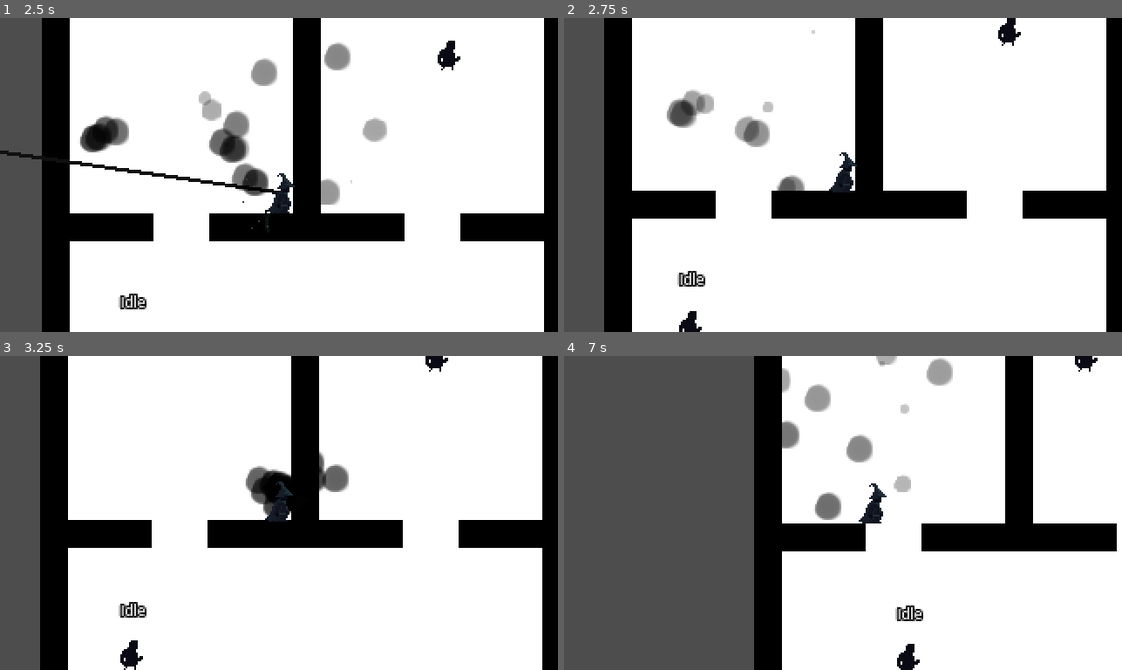
Above: before the commit, frames 1-4 (two rows, left to right).
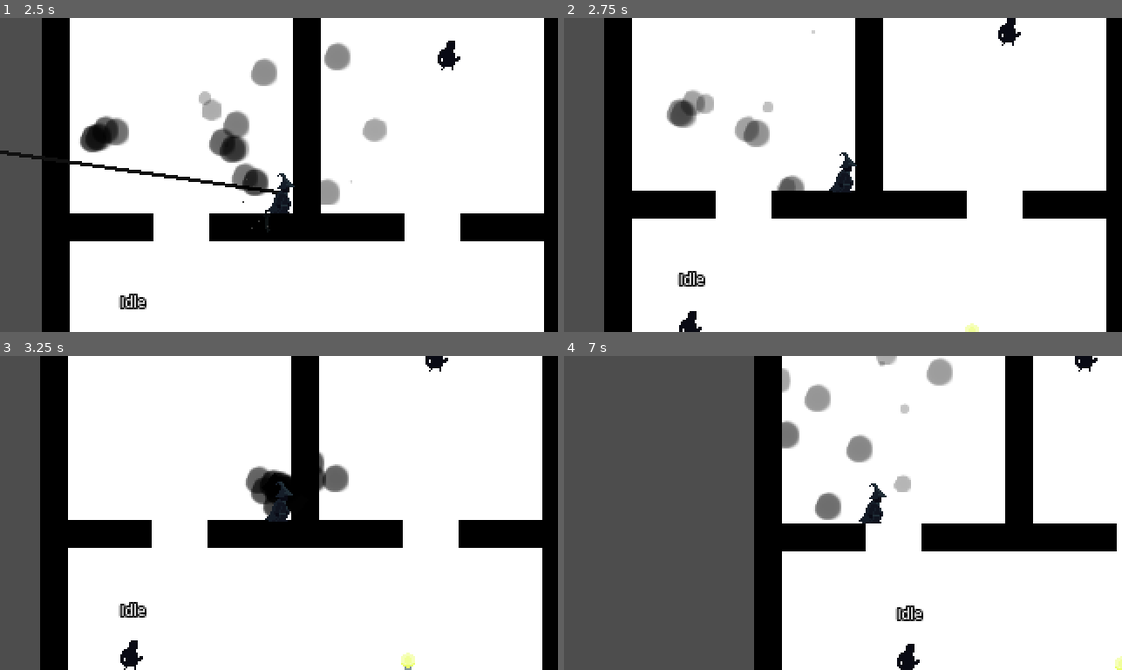
Above: after the commit, the same moments.

Repository: vyxul/Shadow-Eclipse
Game: Godot game, scene res://GameFiles/Scenes/Menu/StartScreen.tscn
Two runs of this game, one before a commit and one after it. Both use one fixed random seed, a clock stepped at 60 frames per second and the inputs below.
Inputs (mouse positions are in pixels of both pictures, inside the frame that each line leads up to):
- Up to frame 1 (2.5 s): click (239, 266) at 0.5 s; move the mouse to (401, 159) at 1.27 s; hold D (right) 1.28-2.03 s; tap R (r) at 1.35, 2.3 s; move the mouse to (167, 190) at 2.02 s; hold S (down) from 2.03 s (still down); click (167, 190) at 2.1 s
- Up to frame 2 (2.75 s): keep holding S (down)
- Up to frame 3 (3.25 s): move the mouse to (334, 443) at 2.77 s; release S (down) at 2.78 s; hold D (right) from 2.78 s (still down); tap R (r) at 2.85 s
- Up to frame 4 (7 s): move the mouse to (815, 575) at 3.52 s; release D (right) at 3.53 s; hold W (up) 3.53-4.28 s; right-click (815, 575) at 3.6 s; tap R (r) at 3.8, 4.55, 5.1, 6.05, 6.6 s; move the mouse to (1010, 560) at 4.27 s; hold Shift (shift) 4.28-5.03 s; hold A (left) 4.28-5.78 s; move the mouse to (675, 465) at 5.02 s; move the mouse to (870, 513) at 5.77 s; hold S (down) 5.78-6.53 s; click (870, 513) at 5.85 s; move the mouse to (759, 434) at 6.52 s; hold D (right) from 6.53 s (still down)

Frame 1 is identical in both runs. In frame 2, less than 0.1% of the frame differs, in the area x 71-75%, y 97-100%; in frame 3, 0.1%, in the area x 71-75%, y 94-100%; in frame 4, less than 0.1%.

Commit message:
Added fountain of darkness and the ability to spawn darkness tiles
I created some feedback from the tiles to the fountain so we can propagate damage

Diff:
--- a/GameFiles/Game Objects/Characters/NPC/bandit.tscn
+++ b/GameFiles/Game Objects/Characters/NPC/bandit.tscn
@@ -58,6 +58,7 @@
 height = 26.0
 
 [node name="bandit" type="CharacterBody2D" node_paths=PackedStringArray("animation_player")]
+z_index = 1
 collision_layer = 2
 collision_mask = 3
 motion_mode = 1
@@ -75,7 +76,6 @@
 shape = SubResource("CapsuleShape2D_4fmbg")
 
 [node name="HealthComponent" parent="." instance=ExtResource("2_qnwby")]
-max_health_points = 3
 
 [node name="ConversionComponent" parent="." instance=ExtResource("3_12554")]
 
--- a/GameFiles/Game Objects/Characters/NPC/npc.gd
+++ b/GameFiles/Game Objects/Characters/NPC/npc.gd
@@ -5,11 +5,12 @@
 
 @export var animation_player: AnimationPlayer
 @onready var conversion_component: ConversionComponent = $ConversionComponent
+@onready var hurtboxComponent: HurtboxComponent = $HurtboxComponent
 
 
 func _ready():
 	conversion_component.conversion_hp_depleted.connect(on_conversion_hp_depleted)
-
+	hurtboxComponent.SetConversionComponent(conversion_component)
 
 func _process(delta):
 	move_and_slide()
--- a/GameFiles/Game Objects/Characters/Player/player.tscn
+++ b/GameFiles/Game Objects/Characters/Player/player.tscn
@@ -1,16 +1,17 @@
 [gd_scene load_steps=7 format=3 uid="uid://cf2x6amj6vpyd"]
 
 [ext_resource type="Script" path="res://GameFiles/Game Objects/Characters/Player/player.gd" id="1_n8ck6"]
-[ext_resource type="Texture2D" uid="uid://dopmhlwnubn3n" path="res://GameFiles/Assets/Art/Enemies/art_sprite_sheet.png" id="2_pacww"]
+[ext_resource type="Texture2D" uid="uid://dg4r5cpf0vlj" path="res://GameFiles/Assets/Art/Enemies/art_sprite_sheet.png" id="2_pacww"]
 [ext_resource type="PackedScene" uid="uid://c41nwnahfi0b8" path="res://GameFiles/Game Objects/Characters/Player/player_melee_controller.tscn" id="3_k76rs"]
-[ext_resource type="PackedScene" uid="uid://dt63tc60emsw" path="res://GameFiles/Game Objects/Characters/Player/player_ranged_controller.tscn" id="4_nx2hv"]
-[ext_resource type="PackedScene" uid="uid://dx8yxflpkvne7" path="res://GameFiles/Game Objects/Characters/Player/player_recruit_controller.tscn" id="4_ve0m4"]
+[ext_resource type="PackedScene" path="res://GameFiles/Game Objects/Characters/Player/player_ranged_controller.tscn" id="4_nx2hv"]
+[ext_resource type="PackedScene" path="res://GameFiles/Game Objects/Characters/Player/player_recruit_controller.tscn" id="4_ve0m4"]
 
 [sub_resource type="CapsuleShape2D" id="CapsuleShape2D_b0bgo"]
 radius = 3.99999
 height = 14.0
 
 [node name="Player" type="CharacterBody2D" groups=["player"]]
+z_index = 1
 collision_layer = 2
 collision_mask = 3
 motion_mode = 1
--- a/GameFiles/Game Objects/Characters/Player/player_recruit_laser.gd
+++ b/GameFiles/Game Objects/Characters/Player/player_recruit_laser.gd
@@ -7,11 +7,13 @@
 
 @export var laser_width: float = 25
 
+signal DamageConversionComponent(TargetID, amage)
+
 var laser_in_use: bool = false
 var focus_time_needed: float
 var current_focus_time: float = 0
 var conversion_damage: int
-var focus_target: CharacterBody2D
+var focus_target: Node2D
 
 
 func _ready():
@@ -61,7 +63,7 @@
 				print_debug("Focused on the same target for the focus time needed")
 				# Add code here to refer to the targets conversion component
 				# and reduce their gauge after making that conversion component
-				var target_conversion_component = focus_target.get_conversion_component() as ConversionComponent
+				var target_conversion_component = collider.GetConversionComponent() as ConversionComponent
 				target_conversion_component.conversion_damage(conversion_damage)
 
 	else:
--- a/GameFiles/Game Objects/Components/conversion_component.gd
+++ b/GameFiles/Game Objects/Components/conversion_component.gd
@@ -2,7 +2,7 @@
 class_name ConversionComponent
 
 signal conversion_hp_depleted
-signal conversion_hp_lost
+signal conversion_hp_lost(max_hp, current_hp, dmg)
 
 @export var max_conversion_hp: int = 1
 @export var current_conversion_hp: int = 1
@@ -26,5 +26,5 @@
 		return
 
 	current_conversion_hp -= convert_dmg
-	conversion_hp_lost.emit()
+	conversion_hp_lost.emit(max_conversion_hp, current_conversion_hp, convert_dmg)
 	check_conversion_hp_in_range()
--- a/GameFiles/Game Objects/Components/health_component.gd
+++ b/GameFiles/Game Objects/Components/health_component.gd
@@ -2,10 +2,10 @@
 class_name HealthComponent
 
 signal health_depleted
-signal health_lost
+signal health_lost(healthDecrease : float)
 
-@export var max_health_points: int = 1
-@export var current_health_points: int = 1
+@export var max_health_points: float = 1
+@export var current_health_points: float = 1
 @export var start_full_hp: bool = true
 
 func _ready():
@@ -21,11 +21,11 @@
 		health_depleted.emit()
 
 
-func damage(dmg: int):
+func damage(dmg: float):
 	if dmg <= 0:
 		return
 
 	current_health_points -= dmg
-	health_lost.emit()
+	health_lost.emit(dmg)
 
 	check_hp_in_range()
--- a/GameFiles/Game Objects/Components/hurtbox_component.gd
+++ b/GameFiles/Game Objects/Components/hurtbox_component.gd
@@ -4,7 +4,13 @@
 signal hurt
 
 @export var health_component : HealthComponent
+var conversionComponent = null
 
+func GetConversionComponent() -> ConversionComponent:
+	return conversionComponent
+
+func SetConversionComponent(_ConversionComponent):
+	conversionComponent = _ConversionComponent
 
 func damage(dmg: int):
 	if !health_component:
--- /dev/null
+++ b/GameFiles/Game Objects/Fountain/Fountain.gd
@@ -0,0 +1,152 @@
+extends Node2D
+
+@export var faction: GameData.Factions
+#@export var ExpansionSpeed = 1
+@export_range(0.01, 10) var DamagePercentageTakenPerTileDamage = 0.1
+@export var darknessTile: PackedScene
+
+@export var MAX_EXPANSION_X = 15
+@export var MAX_EXPANSION_Y = 15
+
+@onready var healthComponent: HealthComponent = $HealthComponent
+@onready var conversion_component: ConversionComponent = $ConversionComponent
+@onready var hurtboxComponent: HurtboxComponent = $HurtboxComponent
+@onready var FountainOfDarkness = $"FountainOfLight Image/FountainOfDarkness Image"
+@onready var _Timer = $Timer
+@onready var Converted_30 = $"FountainOfLight Image/Converted_30"
+@onready var Converted_60 = $"FountainOfLight Image/Converted_60"
+@onready var Health_60 = $"FountainOfLight Image/Health_60"
+
+var tileHalfSize = 16
+var topLeftWorldLocation : Vector2i = Vector2i.ZERO
+var TileCoordinates  = []
+var LocationsToSpawnDarkness  = []
+
+# Called when the node enters the scene tree for the first time.
+func _ready():
+	if MAX_EXPANSION_X % 2 == 0:
+		MAX_EXPANSION_X += 1
+	if MAX_EXPANSION_Y % 2 == 0:
+		MAX_EXPANSION_Y += 1
+
+	TileCoordinates.resize(MAX_EXPANSION_X * MAX_EXPANSION_Y)
+	TileCoordinates.fill(0)
+
+	var StartingID = GetStartIndex()
+	var coordX = StartingID % MAX_EXPANSION_X
+	var coordY = floori(StartingID / MAX_EXPANSION_X)
+	topLeftWorldLocation = -Vector2(coordX * tileHalfSize, coordY * tileHalfSize)
+
+	OnFactionChanged(faction)
+	hurtboxComponent.SetConversionComponent(conversion_component)
+
+
+func OnFactionChanged(Faction : GameData.Factions):
+	match Faction: #{SHADOW = 0, LIGHT  = 1, MONSTER = 2}
+		0:
+			var StartIndex = GetStartIndex()
+			var Location = GetLocationFromIndex(StartIndex)
+			AddNodeAndAttach(Vector3(Location.x, Location.y, StartIndex ))
+			Expand()
+			_Timer.start()
+		1:
+			FountainOfDarkness.visible = false
+			_Timer.stop()
+
+func AddNodeAndAttach(Locations):
+		TileCoordinates[Locations.z] = 1
+		var tile = darknessTile.instantiate()
+		tile.position = Vector2(Locations.x, Locations.y)
+		tile.SetCoordinates(Locations.z)
+		tile.ShowBehindParent()
+		add_child(tile)
+
+func Expand():
+	var index = 0
+	for TileNode in TileCoordinates:
+		if TileNode == 0:
+			if IsAdjacentSquareDark(index):
+				var Location = GetLocationFromIndex(index)
+				LocationsToSpawnDarkness.append(Vector3(Location.x, Location.y, index))
+		index += 1
+
+func _on_timer_timeout():
+	SpawnOnLocations()
+	call_deferred("Expand")
+
+func _on_conversion_component_conversion_hp_depleted():
+		Converted_30.visible = false
+		Converted_60.visible = false
+		FountainOfDarkness.visible = true
+		OnFactionChanged(0)
+
+func _on_conversion_component_conversion_hp_lost(max_hp, current_hp, dmg):
+	var ConvHealthPercentage =  float(current_hp) / float(max_hp)
+	if (ConvHealthPercentage < 0.4):
+		Converted_60.visible = true
+		Converted_30.visible = false
+	elif (ConvHealthPercentage < 0.7):
+		Converted_30.visible = true
+		Converted_60.visible = false
+	print("Fountain Health: " + str(current_hp) + " out of " + str(max_hp))
+
+func _on_darkness_tile_tile_destroyed(_Tile):
+	var coordinates = _Tile.GetCoordinates()
+	TileCoordinates[coordinates] = 0
+	remove_child(_Tile)
+
+func _on_darkness_tile_tile_received_damage(_damage):
+	healthComponent.damage(_damage * DamagePercentageTakenPerTileDamage)
+
+func GetUp(idx) -> int:
+	var result = idx - MAX_EXPANSION_X
+	return result
+
+func GetRight(idx) -> int:
+	var result = idx + 1
+	if result >= MAX_EXPANSION_X * MAX_EXPANSION_Y:
+		result = -1
+	return result
+
+func GetLeft(idx) -> int:
+	return idx - 1
+
+func GetDown(idx) -> int:
+	var result = idx + MAX_EXPANSION_X
+	if result >= MAX_EXPANSION_X * MAX_EXPANSION_Y:
+		result = -1
+	return result
+
+func GetStartIndex() -> int:
+	var result = (MAX_EXPANSION_Y / 2) * MAX_EXPANSION_X
+	result += MAX_EXPANSION_X / 2
+	return result
+
+func IsAdjacentSquareDark(idx) -> bool:
+	var UpIDx = GetUp(idx)
+	if UpIDx >= 0 && TileCoordinates[UpIDx] == 1:
+		return true
+
+	var RightIDx = GetRight(idx)
+	if RightIDx >= 0 && TileCoordinates[RightIDx] == 1:
+		return true
+
+	var LeftIDx = GetLeft(idx)
+	if LeftIDx >= 0 && TileCoordinates[LeftIDx] == 1:
+		return true
+
+	var DownIDx = GetDown(idx)
+	if DownIDx >= 0 && TileCoordinates[DownIDx] == 1:
+		return true
+
+	return false
+
+func GetLocationFromIndex(idx : int) -> Vector2:
+		var coordX = idx % MAX_EXPANSION_X
+		var coordY = floori(idx / MAX_EXPANSION_X)
+		return Vector2(topLeftWorldLocation.x + (coordX * tileHalfSize), topLeftWorldLocation.y + (coordY * tileHalfSize))
+
+func SpawnOnLocations():
+	for LocationToSpawn in LocationsToSpawnDarkness:
+		AddNodeAndAttach(LocationToSpawn)
+	LocationsToSpawnDarkness.clear()
--- /dev/null
+++ b/GameFiles/Game Objects/Fountain/Fountain.tscn
@@ -0,0 +1,79 @@
+[gd_scene load_steps=9 format=3 uid="uid://41gmpj5u34w8"]
+
+[ext_resource type="Script" path="res://GameFiles/Game Objects/Fountain/Fountain.gd" id="1_rheew"]
+[ext_resource type="Texture2D" uid="uid://fg3xakyhlamx" path="res://GameFiles/Assets/Art/World Objects/everything.png" id="2_c75j0"]
+[ext_resource type="PackedScene" uid="uid://ydmxubnmay2o" path="res://GameFiles/Game Objects/Components/hurtbox_component.tscn" id="2_sgnlf"]
+[ext_resource type="Texture2D" uid="uid://dgoai1xi1p80" path="res://GameFiles/Assets/Art/World Objects/BlackLightLayer.png" id="3_r7an1"]
+[ext_resource type="PackedScene" path="res://GameFiles/Game Objects/Components/conversion_component.tscn" id="4_fxn5n"]
+[ext_resource type="PackedScene" uid="uid://b25iseq2d0dnd" path="res://GameFiles/Game Objects/Components/health_component.tscn" id="5_vuy3c"]
+[ext_resource type="PackedScene" uid="uid://bs7ixulkrq5ho" path="res://GameFiles/Game Objects/Fountain/darkness_tile.tscn" id="7_rqkjj"]
+
+[sub_resource type="CapsuleShape2D" id="CapsuleShape2D_rfk82"]
+
+[node name="Fountain" type="Node2D"]
+script = ExtResource("1_rheew")
+faction = 1
+darknessTile = ExtResource("7_rqkjj")
+
+[node name="HurtboxComponent" parent="." instance=ExtResource("2_sgnlf")]
+position = Vector2(-7.45058e-09, 0)
+
+[node name="CollisionShape2D" type="CollisionShape2D" parent="HurtboxComponent"]
+visible = false
+position = Vector2(1.49012e-08, 7)
+rotation = 1.55509
+scale = Vector2(0.8, 1)
+shape = SubResource("CapsuleShape2D_rfk82")
+
+[node name="FountainOfLight Image" type="Sprite2D" parent="."]
+texture = ExtResource("2_c75j0")
+region_enabled = true
+region_rect = Rect2(385, 2, 30, 29)
+
+[node name="FountainOfDarkness Image" type="Sprite2D" parent="FountainOfLight Image"]
+visible = false
+modulate = Color(0, 0, 0, 0.67451)
+self_modulate = Color(0, 0, 0, 0.745098)
+texture = ExtResource("2_c75j0")
+region_enabled = true
+region_rect = Rect2(385, 2, 30, 29)
+
+[node name="DarkLight" type="Sprite2D" parent="FountainOfLight Image/FountainOfDarkness Image"]
+modulate = Color(0, 0, 0, 1)
+position = Vector2(0, -10)
+texture = ExtResource("3_r7an1")
+region_rect = Rect2(396, 2, 8, 9)
+
+[node name="Converted_30" type="Sprite2D" parent="FountainOfLight Image"]
+visible = false
+modulate = Color(0, 0, 0, 0.776471)
+self_modulate = Color(0, 0, 0, 0.956863)
+position = Vector2(0, 9)
+texture = ExtResource("2_c75j0")
+region_enabled = true
+region_rect = Rect2(385, 21, 30, 10)
+
+[node name="Converted_60" type="Sprite2D" parent="FountainOfLight Image"]
+visible = false
+modulate = Color(0, 0, 0, 0.776471)
+self_modulate = Color(0, 0, 0, 0.956863)
+position = Vector2(0, 5)
+texture = ExtResource("2_c75j0")
+region_enabled = true
+region_rect = Rect2(385, 12, 30, 19)
+
+[node name="Health_60" type="Sprite2D" parent="FountainOfLight Image"]
+visible = false
+
+[node name="Timer" type="Timer" parent="."]
+process_callback = 0
+wait_time = 3.0
+
+[node name="ConversionComponent" parent="." instance=ExtResource("4_fxn5n")]
+current_conversion_hp = 3
+
+[node name="HealthComponent" parent="." instance=ExtResource("5_vuy3c")]
+
+[connection signal="timeout" from="Timer" to="." method="_on_timer_timeout"]
+[connection signal="conversion_hp_depleted" from="ConversionComponent" to="." method="_on_conversion_component_conversion_hp_depleted"]
+[connection signal="conversion_hp_lost" from="ConversionComponent" to="." method="_on_conversion_component_conversion_hp_lost"]
--- /dev/null
+++ b/GameFiles/Game Objects/Fountain/darkness_tile.gd
@@ -0,0 +1,27 @@
+extends Node2D
+
+class_name DarknessTile
+
+signal TileDestroyed(_Tile : Node2D)
+signal TileReceivedDamage(_damage : int)
+
+var Coordinates : int = 0
+
+func SetCoordinates(_coordinates):
+	Coordinates = _coordinates
+
+func GetCoordinates(_coordinates) -> int:
+	return Coordinates
+
+func _on_health_component_health_lost(damage):
+	TileReceivedDamage.emit(damage)
+
+func ShowBehindParent():
+	show_behind_parent = true
+
+func _on_health_component_health_depleted():
+	TileDestroyed.emit(self)
+
+
+func _on_hurtbox_component_hurt():
+	pass # Replace with function body.
--- /dev/null
+++ b/GameFiles/Game Objects/Fountain/darkness_tile.tscn
@@ -0,0 +1,31 @@
+[gd_scene load_steps=6 format=3 uid="uid://bs7ixulkrq5ho"]
+
+[ext_resource type="Script" path="res://GameFiles/Game Objects/Fountain/darkness_tile.gd" id="1_6068e"]
+[ext_resource type="Texture2D" uid="uid://c56u1n242i5r5" path="res://GameFiles/Resources/Tilesets/DarknessTiles.png" id="1_oqdpt"]
+[ext_resource type="PackedScene" uid="uid://ydmxubnmay2o" path="res://GameFiles/Game Objects/Components/hurtbox_component.tscn" id="2_5vul1"]
+[ext_resource type="PackedScene" uid="uid://b25iseq2d0dnd" path="res://GameFiles/Game Objects/Components/health_component.tscn" id="4_7errf"]
+
+[sub_resource type="RectangleShape2D" id="RectangleShape2D_rphk0"]
+size = Vector2(32, 32)
+
+[node name="DarknessTile" type="Node2D"]
+position = Vector2(8, 8)
+scale = Vector2(0.5, 0.5)
+script = ExtResource("1_6068e")
+
+[node name="Sprite2D" type="Sprite2D" parent="."]
+show_behind_parent = true
+texture = ExtResource("1_oqdpt")
+hframes = 4
+frame = 3
+
+[node name="HurtboxComponent" parent="." instance=ExtResource("2_5vul1")]
+
+[node name="CollisionShape2D" type="CollisionShape2D" parent="HurtboxComponent"]
+shape = SubResource("RectangleShape2D_rphk0")
+
+[node name="HealthComponent" parent="." instance=ExtResource("4_7errf")]
+
+[connection signal="hurt" from="HurtboxComponent" to="." method="_on_hurtbox_component_hurt"]
+[connection signal="health_depleted" from="HealthComponent" to="." method="_on_health_component_health_depleted"]
+[connection signal="health_lost" from="HealthComponent" to="." method="_on_health_component_health_lost"]
--- a/GameFiles/Scenes/Levels/Prison/PrisonLevel.tscn
+++ b/GameFiles/Scenes/Levels/Prison/PrisonLevel.tscn
@@ -1,9 +1,10 @@
-[gd_scene load_steps=5 format=3 uid="uid://oticknl55wsx"]
+[gd_scene load_steps=6 format=3 uid="uid://oticknl55wsx"]
 
 [ext_resource type="PackedScene" uid="uid://cfngkauom0ub5" path="res://GameFiles/Game Objects/Characters/Player/player_camera_2d.tscn" id="1_8rapg"]
 [ext_resource type="TileSet" uid="uid://crdqh4rnuxhy5" path="res://GameFiles/Resources/Tilesets/basic_map_tileset.tres" id="1_pr160"]
 [ext_resource type="PackedScene" uid="uid://cf2x6amj6vpyd" path="res://GameFiles/Game Objects/Characters/Player/player.tscn" id="1_r4tet"]
 [ext_resource type="PackedScene" uid="uid://dimxkh5vbaxfx" path="res://GameFiles/Game Objects/Characters/NPC/bandit.tscn" id="3_f07v3"]
+[ext_resource type="PackedScene" uid="uid://41gmpj5u34w8" path="res://GameFiles/Game Objects/Fountain/Fountain.tscn" id="5_lghrh"]
 
 [node name="PrisonLevel" type="Node2D"]
 
@@ -33,3 +34,6 @@
 
 [node name="Player" parent="." instance=ExtResource("1_r4tet")]
 position = Vector2(74, 94)
+
+[node name="Fountain" parent="." instance=ExtResource("5_lghrh")]
+position = Vector2(211, 234)
--- a/fountain.gd
+++ /dev/null
@@ -1,11 +0,0 @@
-extends Node2D
-
-
-# Called when the node enters the scene tree for the first time.
-func _ready():
-	pass # Replace with function body.
-
-
-# Called every frame. 'delta' is the elapsed time since the previous frame.
-func _process(delta):
-	pass
--- a/fountain.tscn
+++ /dev/null
@@ -1,34 +0,0 @@
-[gd_scene load_steps=4 format=3 uid="uid://41gmpj5u34w8"]
-
-[ext_resource type="Texture2D" uid="uid://fg3xakyhlamx" path="res://GameFiles/Assets/Art/World Objects/everything.png" id="1_g4ooe"]
-[ext_resource type="Texture2D" uid="uid://dgoai1xi1p80" path="res://GameFiles/Assets/Art/World Objects/BlackLightLayer.png" id="2_r0x0d"]
-
-[sub_resource type="CapsuleShape2D" id="CapsuleShape2D_rfk82"]
-
-[node name="Fountain" type="Node2D"]
-
-[node name="StaticBody2D" type="StaticBody2D" parent="."]
-
-[node name="CollisionShape2D" type="CollisionShape2D" parent="StaticBody2D"]
-position = Vector2(7.45058e-09, 7)
-rotation = 1.55509
-scale = Vector2(0.8, 1)
-shape = SubResource("CapsuleShape2D_rfk82")
-
-[node name="FountainOfLight Image" type="Sprite2D" parent="."]
-texture = ExtResource("1_g4ooe")
-region_enabled = true
-region_rect = Rect2(385, 2, 30, 29)
-
-[node name="FountainOfDarkness Image" type="Sprite2D" parent="FountainOfLight Image"]
-modulate = Color(0, 0, 0, 0.776471)
-self_modulate = Color(0, 0, 0, 0.956863)
-texture = ExtResource("1_g4ooe")
-region_enabled = true
-region_rect = Rect2(385, 2, 30, 29)
-
-[node name="Sprite2D" type="Sprite2D" parent="FountainOfLight Image/FountainOfDarkness Image"]
-modulate = Color(0, 0, 0, 1)
-position = Vector2(0, -10)
-texture = ExtResource("2_r0x0d")
-region_rect = Rect2(396, 2, 8, 9)
Not shown: 1 places in GameFiles/Game Objects/Characters/NPC/bandit.tscn that only renumber resources
Binary file added: GameFiles/Resources/Tilesets/DarknessTiles.png
Not shown, added: GameFiles/Resources/Tilesets/DarknessTiles.png.import
